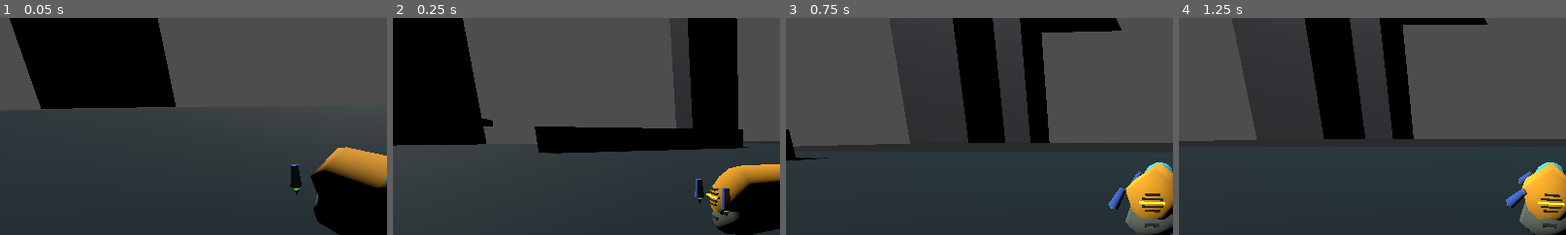
Above: before the commit, frames 1-4 (left to right).
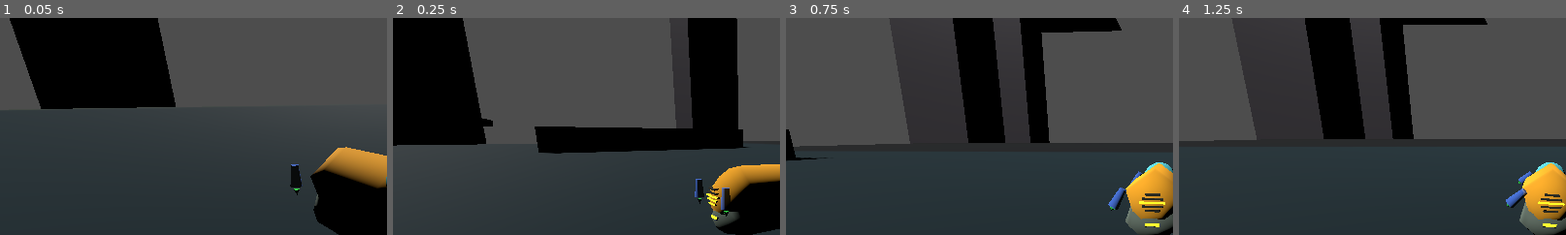
Above: after the commit, the same moments.

Repository: TaxiService/fcar
Game: Godot game, scene res://main.tscn
The game is run twice, just before and just after one commit, with the same random seed, the same clock (stepped at 60 frames per second) and the same inputs. The engine's default icon, where the game draws it, is replaced by a stand-in: a white triangle on a blue panel in a dark square.
Inputs (mouse positions are % of the whole screen's width and height, from its top left):
- Up to frame 1 (0.05 s): no input
- Up to frame 2 (0.25 s): no input
- Up to frame 3 (0.75 s): move the mouse to (72, 45) at 0.52 s; hold D (strafe_right) from 0.53 s (still down); hold C (crouch) from 0.53 s (still down); click (72, 45) at 0.67 s
- Up to frame 4 (1.25 s): keep holding D (strafe_right); keep holding C (crouch); tap Space (jump) at 0.77 s
The pictures show only the part of the screen within x 2-52%, y 10-60%; the shares and areas given below are measured in that part.

Frame 1 is identical in both runs. In frame 2, less than 0.1% of the frame differs, in the area x 81-84%, y 82-93%; in frame 3, less than 0.1%; in frame 4, less than 0.1%.

Commit message:
Add status lights system for visual player feedback
Adds StatusLights.gd subsystem that controls indicator lights:
- autohover light shows auto-hover on/off state
- 5 height lock lights (-2, -1, 0, +1, +2) show drift from target
- Light 0 always on when height locked
- ±1, ±2 lights indicate approach to height_lock_refresh_threshold

🤖 Generated with [Claude Code](https://claude.com/claude-code)

Co-Authored-By: Claude Opus 4.5 <noreply@anthropic.com>

Diff:
--- a/FCar.gd
+++ b/FCar.gd
@@ -78,11 +78,13 @@
 @onready var wheel_front_right: Node3D = $WheelFrontRight if has_node("WheelFrontRight") else null
 @onready var wheel_back_left: Node3D = $WheelBackLeft if has_node("WheelBackLeft") else null
 @onready var wheel_back_right: Node3D = $WheelBackRight if has_node("WheelBackRight") else null
+@onready var statuslights_node: Node3D = $statuslights if has_node("statuslights") else null
 
 # ===== SUBSYSTEMS =====
 var thruster_system: ThrusterSystem
 var stabilizer_system: StabilizerSystem
 var debug_visualizer: DebugVisualizer
+var status_lights: StatusLights
 
 
 func _ready():
@@ -107,6 +109,14 @@
 		debug_visualizer = DebugVisualizer.new()
 		debug_visualizer.max_thrust = max_thrust
 		debug_visualizer.create_visuals(self, wheel_nodes)
+
+	# Initialize status lights
+	if statuslights_node:
+		status_lights = StatusLights.new()
+		status_lights.height_lock_refresh_threshold = height_lock_refresh_threshold
+		if not status_lights.initialize(statuslights_node):
+			status_lights = null
+			push_warning("FCar: Status lights initialization failed")
 
 
 func _sync_thruster_config():
@@ -173,6 +183,10 @@
 			self, car_up, current_yaw,
 			grace_period_remaining > 0.0, tilt_angle
 		)
+
+	# Update status lights
+	if status_lights:
+		status_lights.update(auto_hover_enabled, lock_height, global_position.y, target_height)
 
 
 func _update_stability_state(delta: float, tilt_angle: float):
--- /dev/null
+++ b/StatusLights.gd
@@ -0,0 +1,94 @@
+class_name StatusLights
+extends RefCounted
+
+# Light mesh references
+var autohover_light: MeshInstance3D
+var height_lights: Array[MeshInstance3D] = []  # Index 0=-2, 1=-1, 2=0, 3=+1, 4=+2
+
+# Materials (captured from the scene)
+var material_on: Material
+var material_off: Material
+
+# Configuration
+var height_lock_refresh_threshold: float = 0.8
+
+
+func initialize(statuslights_node: Node3D) -> bool:
+	if not statuslights_node:
+		return false
+
+	# Get autohover light
+	autohover_light = statuslights_node.get_node_or_null("autohover") as MeshInstance3D
+	if not autohover_light:
+		push_warning("StatusLights: Could not find autohover light")
+		return false
+
+	# Get height lock lights in order: -2, -1, 0, +1, +2
+	var heightlock_node = statuslights_node.get_node_or_null("heightlock")
+	if not heightlock_node:
+		push_warning("StatusLights: Could not find heightlock node")
+		return false
+
+	var light_names = ["-2", "-1", "0", "+1", "+2"]
+	for light_name in light_names:
+		var light = heightlock_node.get_node_or_null(light_name) as MeshInstance3D
+		if light:
+			height_lights.append(light)
+		else:
+			push_warning("StatusLights: Could not find light: " + light_name)
+			return false
+
+	# Capture materials from light 0 (ON) and light -2 (OFF)
+	material_on = height_lights[2].get_surface_override_material(0)  # Light "0" has ON material
+	material_off = height_lights[0].get_surface_override_material(0)  # Light "-2" has OFF material
+
+	if not material_on or not material_off:
+		push_warning("StatusLights: Could not capture materials")
+		return false
+
+	return true
+
+
+func update(auto_hover_enabled: bool, lock_height: bool, current_y: float, target_height: float) -> void:
+	# Update autohover light
+	_set_light(autohover_light, auto_hover_enabled)
+
+	if not lock_height:
+		# Height lock OFF - all height lights off
+		for light in height_lights:
+			_set_light(light, false)
+		return
+
+	# Height lock ON - calculate drift and light up accordingly
+	var drift = current_y - target_height
+	var drift_normalized = drift / height_lock_refresh_threshold if height_lock_refresh_threshold > 0 else 0.0
+
+	# Light 0 (index 2) is always on when height locked
+	_set_light(height_lights[2], true)
+
+	# Determine which lights to turn on based on drift
+	# Positive drift (above target): light up +1, +2
+	# Negative drift (below target): light up -1, -2
+	var abs_drift = abs(drift_normalized)
+
+	# Thresholds: 0.33 for ±1, 0.66 for ±2
+	var show_level_1 = abs_drift > 0.33
+	var show_level_2 = abs_drift > 0.66
+
+	if drift >= 0:
+		# Above target - light up positive side
+		_set_light(height_lights[3], show_level_1)  # +1
+		_set_light(height_lights[4], show_level_2)  # +2
+		_set_light(height_lights[1], false)  # -1
+		_set_light(height_lights[0], false)  # -2
+	else:
+		# Below target - light up negative side
+		_set_light(height_lights[1], show_level_1)  # -1
+		_set_light(height_lights[0], show_level_2)  # -2
+		_set_light(height_lights[3], false)  # +1
+		_set_light(height_lights[4], false)  # +2
+
+
+func _set_light(light: MeshInstance3D, on: bool) -> void:
+	if light:
+		light.set_surface_override_material(0, material_on if on else material_off)
